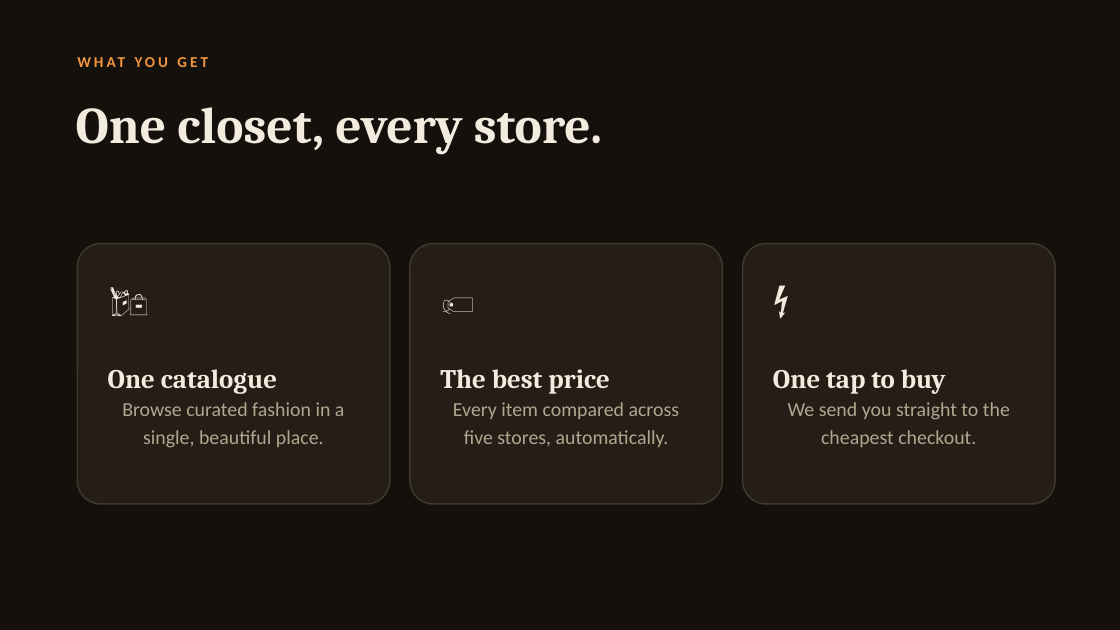
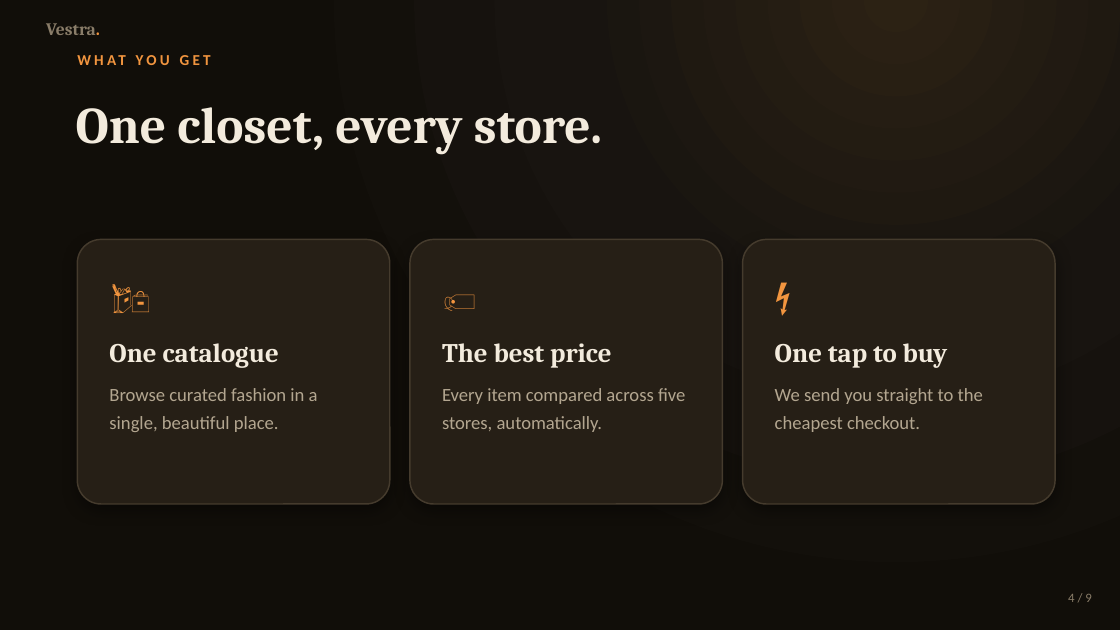
Before and after one commit to rahuljsaliaan/Vestra, a slide deck: slide 4 of presentation/Vestra.pptx. Drawn at 1120x630 pixels with LibreOffice and Linux fonts; fonts in the diff are those of the drawing. Boxes give left, top, right and bottom in pixels: in the first picture for what was removed or moved away, otherwise in the second. Text is boxed around its words. In the diff, an @@ line names an element or a change of style, - is before the commit and + after.

```diff
--- a/presentation/Vestra.pptx
+++ b/presentation/Vestra.pptx
@@ background #14110D to gradient #2C2214 to #181410 to #110E09 @@
@@ text added at (46, 23, 100, 35), 15 pt, text #8A7D69, bold @@
+Vestra.
@@ text "WHAT YOU GET" at (844, 392, 872, 404): letter spacing 2.6 to 2.8 pt @@
@@ rounded rectangle "🛍": place and size @@
-rounded rectangle "🛍" at (77, 244, 390, 504)
+rounded rectangle "🛍" at (77, 239, 390, 504)
@@ rounded rectangle "🏷": place and size @@
-rounded rectangle "🏷" at (410, 244, 723, 504)
+rounded rectangle "🏷" at (410, 239, 723, 504)
@@ fill #241E16 to #261F16; outline #40382C 1.25 pt to #453B2D 1.25 pt; shadow on in 3 elements at (77, 239, 390, 504), (410, 239, 723, 504), (743, 239, 1055, 504) @@
@@ rounded rectangle "⚡": place and size @@
-rounded rectangle "⚡" at (743, 244, 1055, 504)
+rounded rectangle "⚡" at (743, 239, 1055, 504)
@@ text in rounded rectangle at (109, 343, 318, 432): text changed; size 17 to 16 pt @@
-🛍
-One catalogue
-Browse curated fashion in a single, beautiful place.
+🛍
+One catalogue
+Browse curated fashion in a single, beautiful place.
@@ text in rounded rectangle at (442, 343, 685, 432): text changed; size 17 to 16 pt @@
-🏷
-The best price
-Every item compared across five stores, automatically.
+🏷
+The best price
+Every item compared across five stores, automatically.
@@ text in rounded rectangle at (775, 343, 983, 432): text changed; size 17 to 16 pt @@
-⚡
-One tap to buy
-We send you straight to the cheapest checkout.
+⚡
+One tap to buy
+We send you straight to the cheapest checkout.
@@ text added at (1068, 594, 1091, 602), 11 pt, text #8A7D69 @@
+4 / 9
```
Also in this commit, not shown: 8 other slides changed, 1 other file.
